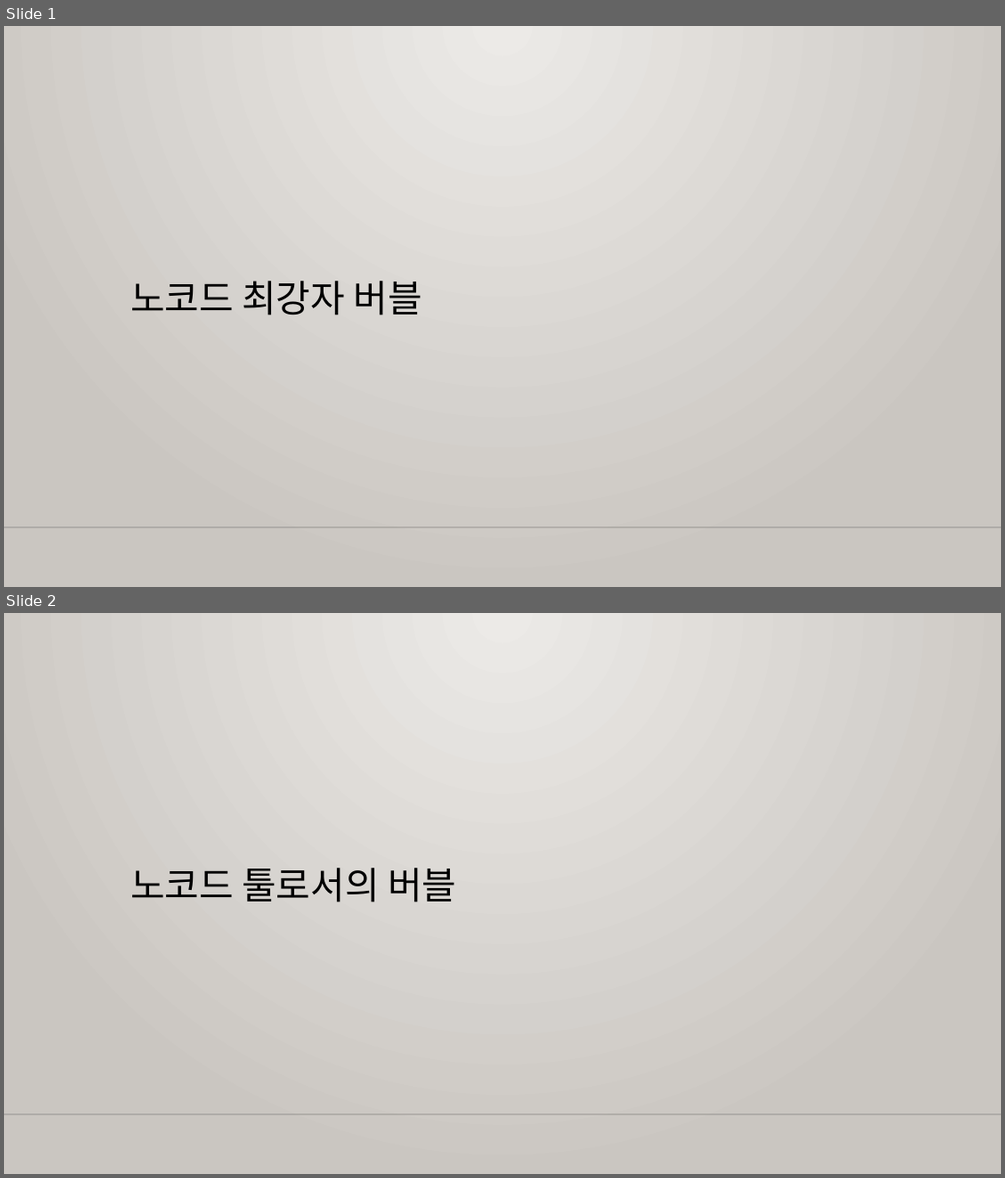
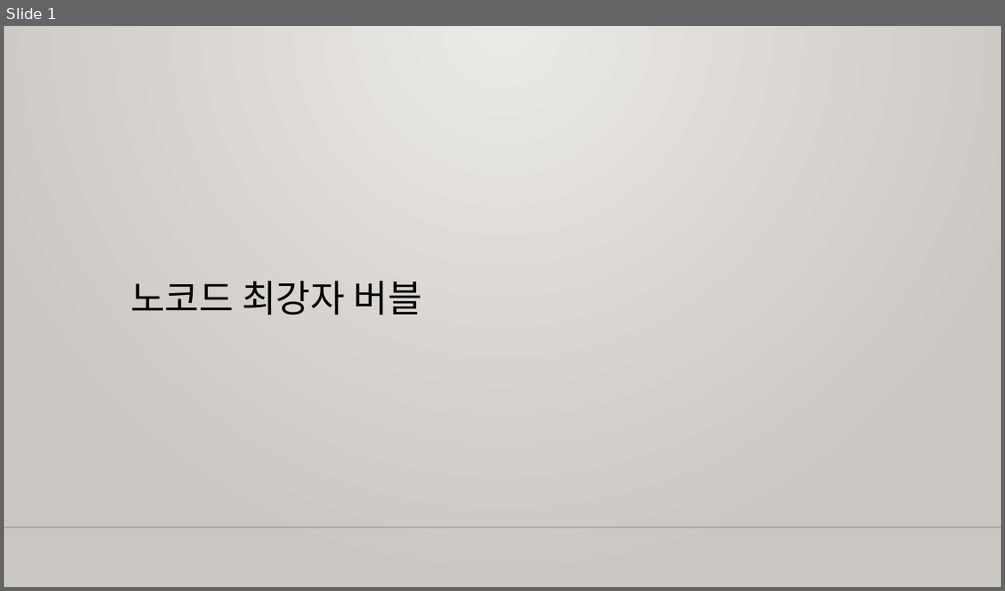
Before and after one commit to m00nlygreat/obsidian-vault, a slide deck: 노코드 엔지니어링/노코드 최강자 버블.pptx. Shown one above the other, each under a label of ours: slides 1 and 2 before the commit, slide 1 after it. The pictures are 1005x1178 and 1005x591 pixels, drawn with LibreOffice and Linux fonts; fonts in the diff are those of the drawing; background and template pictures are left out. Boxes give left, top, right and bottom in pixels: in the first picture for what was removed or moved away, otherwise in the second. Text is boxed around its words. In the diff, an @@ line names an element or a change of style, - is before the commit and + after.

Commit message:
백업 완료: 2023-11-26 05:21:28
Affected files:
노코드 엔지니어링/노코드 최강자 버블.pptx

```diff
--- a/노코드 엔지니어링/노코드 최강자 버블.pptx
+++ b/노코드 엔지니어링/노코드 최강자 버블.pptx
@@ slide 2 removed at (4, 613, 1001, 1174), background gradient #ECEAE7 to #CAC7C1; not listed: 1 template element that a slide beside it also shows @@
@@ title removed at (130, 868, 456, 902) @@
-노코드 툴로서의 버블
```
Also in this commit, not shown: 2 slides changed, 1 slide added, 2 other slides removed.
